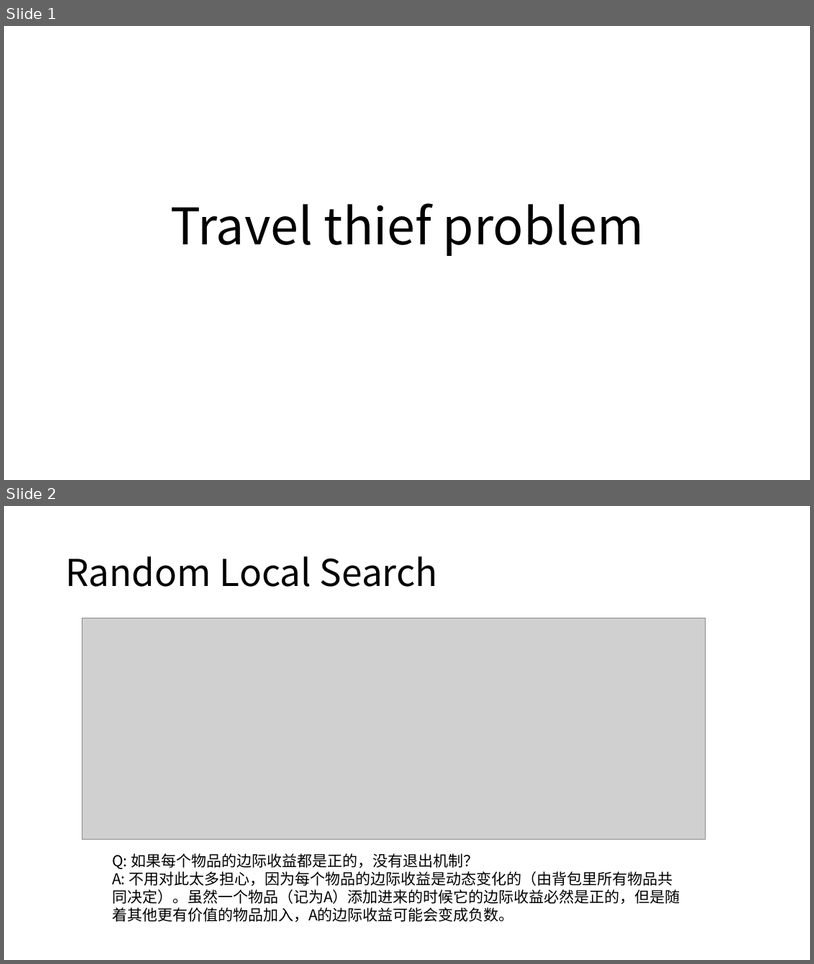
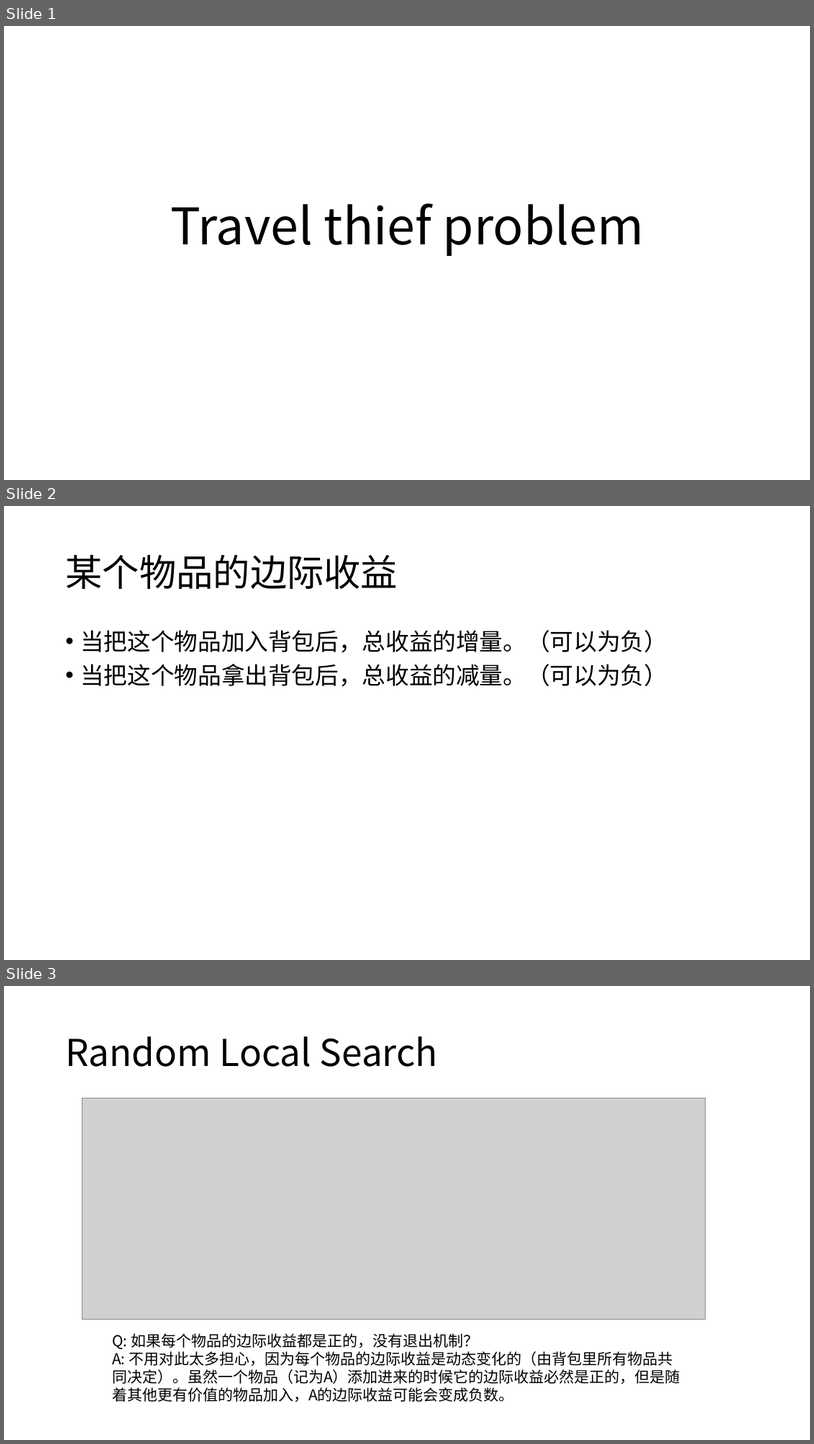
Before and after one commit to ssfc/npbenchmark, a slide deck: npbenchmark-main/travel_thief/random_local_search.pptx. Shown one above the other, each under a label of ours: slides 1 and 2 before the commit, slides 1, 2 and 3 after it. The pictures are 814x964 and 814x1444 pixels, drawn with LibreOffice and Linux fonts; fonts in the diff are those of the drawing; grey boxes stand for pictures. Boxes give left, top, right and bottom in pixels: in the first picture for what was removed or moved away, otherwise in the second. Text is boxed around its words. In the diff, an @@ line names an element or a change of style, - is before the commit and + after.

```diff
--- a/npbenchmark-main/travel_thief/random_local_search.pptx
+++ b/npbenchmark-main/travel_thief/random_local_search.pptx
@@ slide 2 added at bbox=[4, 506, 810, 960], background #FFFFFF @@
@@ title added at bbox=[65, 555, 398, 589], 44 pt, text #000000 @@
+某个物品的边际收益
@@ text added at bbox=[80, 630, 668, 687], 28 pt, text #000000 @@
+• 当把这个物品加入背包后，总收益的增量。（可以为负）
+• 当把这个物品拿出背包后，总收益的减量。（可以为负）
@@ what was slide 2 is now slide 3 @@
```
